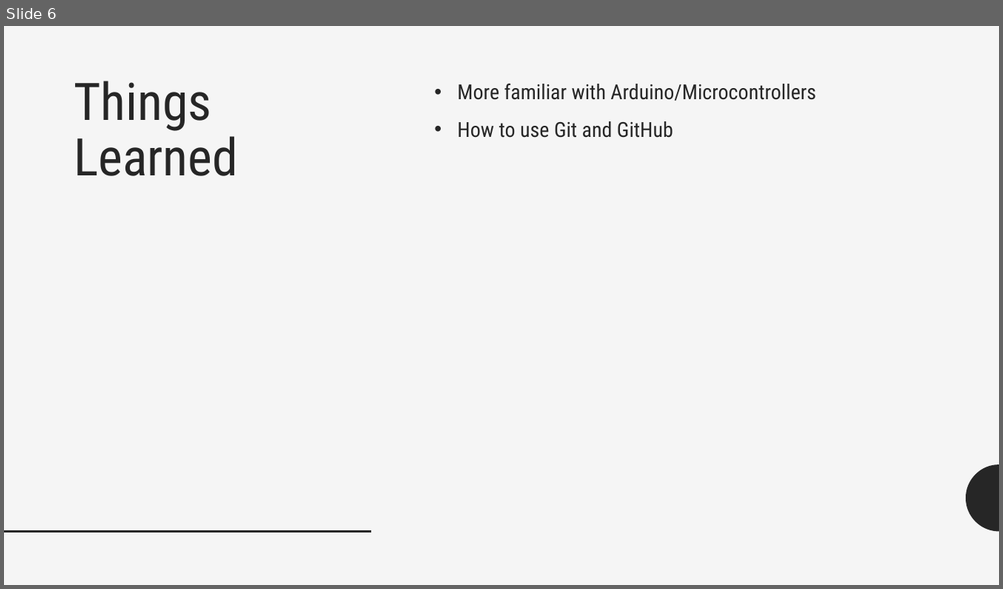
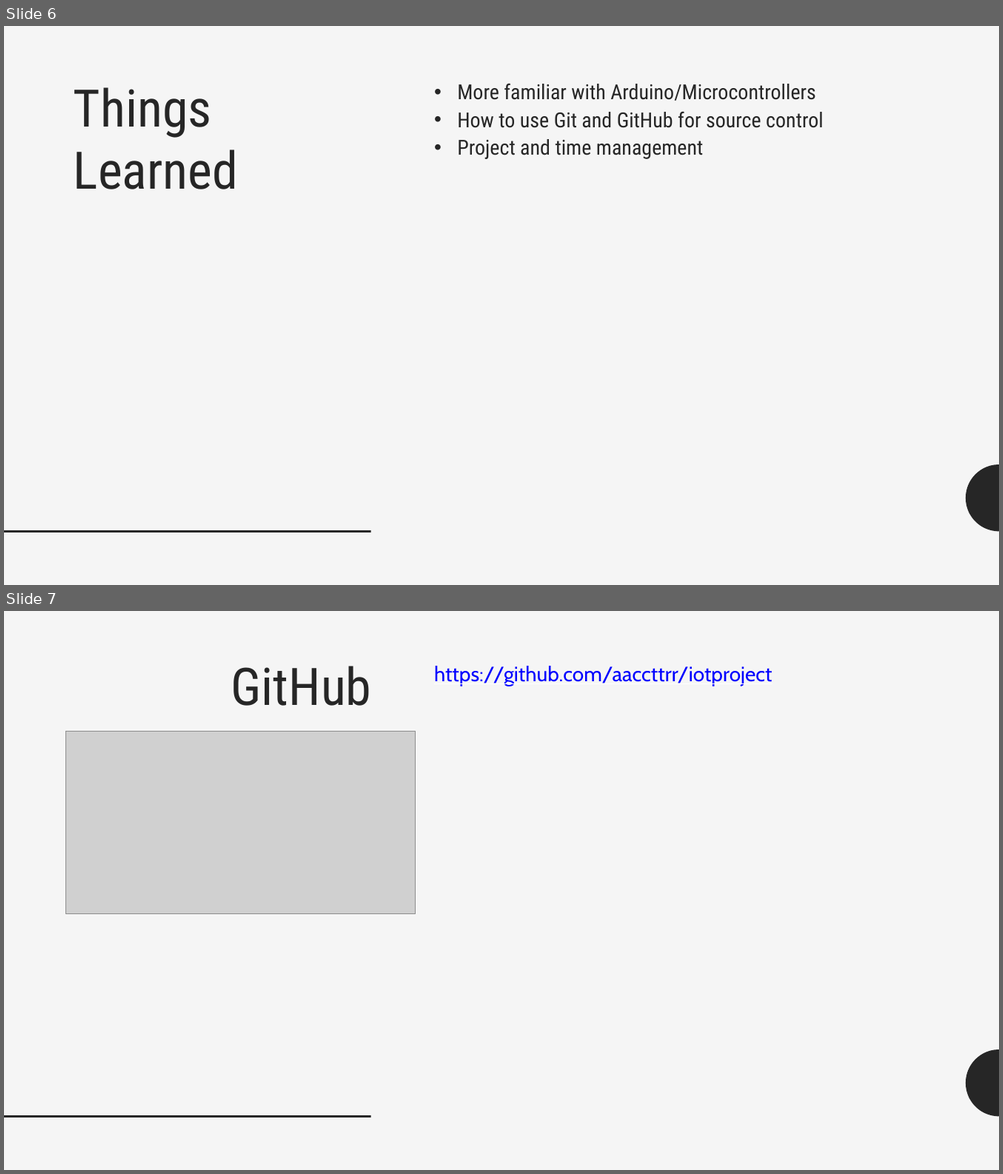
Before and after one commit to aaccttrr/iotproject, a slide deck: AdamCotterPresentation.pptx. Shown one above the other, each under a label of ours: slide 6 before the commit, slides 6 and 7 after it. The pictures are 1003x589 and 1003x1174 pixels, drawn with LibreOffice and Linux fonts; fonts in the diff are those of the drawing; grey boxes stand for pictures. Boxes give left, top, right and bottom in pixels: in the first picture for what was removed or moved away, otherwise in the second. Text is boxed around its words. In the diff, an @@ line names an element or a change of style, - is before the commit and + after.

```diff
--- a/AdamCotterPresentation.pptx
+++ b/AdamCotterPresentation.pptx
@@ slide 7 added at [4, 611, 999, 1170], background #F5F5F5; not listed: 2 template elements that a slide beside it also shows @@
@@ text added at [231, 666, 372, 706], 50 pt, text #262626 @@
+GitHub
@@ text added at [434, 666, 772, 686], 20 pt, text #0000FF, underline @@
+https://github.com/aaccttrr/iotproject
@@ picture added at [66, 731, 415, 914] @@
@@ slide 6 changed as well @@
@@ text "Things Learned" at [74, 87, 238, 190]: line spacing 0.9 to 1 @@
@@ text at [457, 111, 823, 159]: text changed @@
-• How to use Git and GitHub
+• How to use Git and GitHub for source control
+• Project and time management
```
Also in this commit, not shown: 5 other slides changed.
